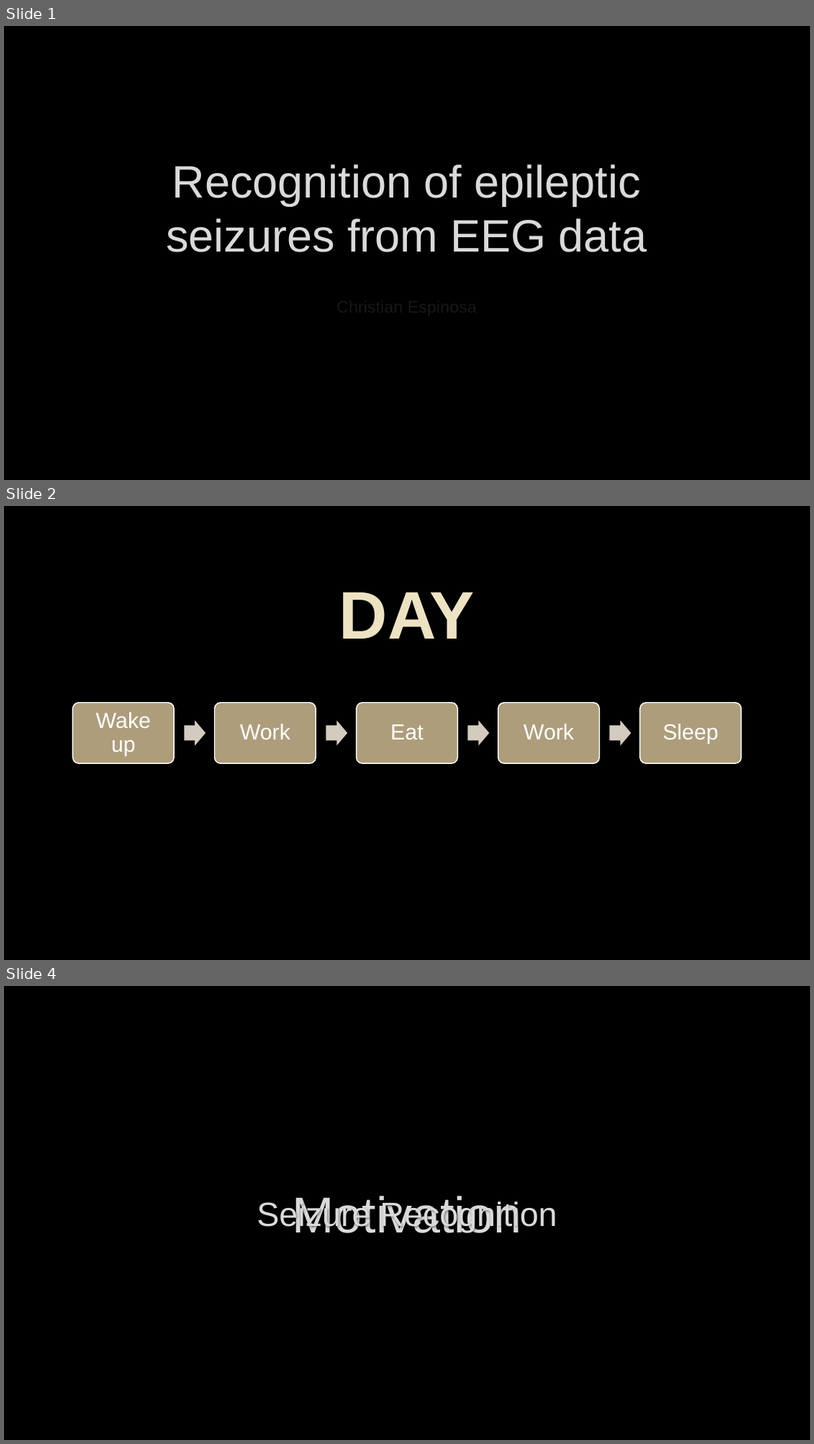
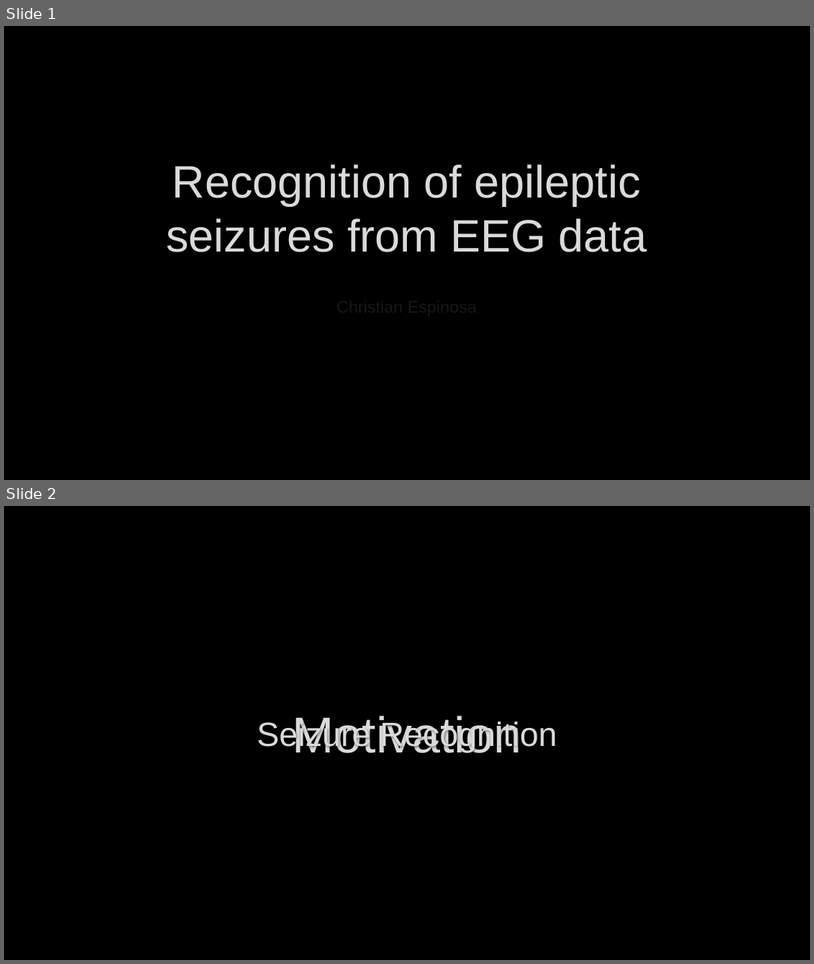
Before and after one commit to Christian-Espinosa/TFG-AI-detection-seizures, a slide deck: Documentation/PresentacióTFG.pptm. Shown one above the other, each under a label of ours: slides 1, 2 and 4 before the commit, slides 1 and 2 after it; the slides between them are not shown. The pictures are 814x1444 and 814x964 pixels, drawn with LibreOffice and Linux fonts; fonts in the diff are those of the drawing; background and template pictures are left out. Boxes give left, top, right and bottom in pixels: in the first picture for what was removed or moved away, otherwise in the second. Text is boxed around its words. In the diff, an @@ line names an element or a change of style, - is before the commit and + after.

```diff
--- a/Documentation/PresentacióTFG.pptm
+++ b/Documentation/PresentacióTFG.pptm
@@ slide 2 removed at (4,506,810,960), background picture (left out) @@
@@ text removed at (340,592,475,638) @@
-DAY
@@ group removed at (73,703,742,764): 5 rounded rectangles, 5 texts, 4 right arrows @@
-Wake up
-Work
-Eat
-Work
-Sleep
@@ what was slide 4 is now slide 2 @@
```
Also in this commit, not shown: 9 slides changed, 12 slides added, 1 other slide removed, 4 other files.
